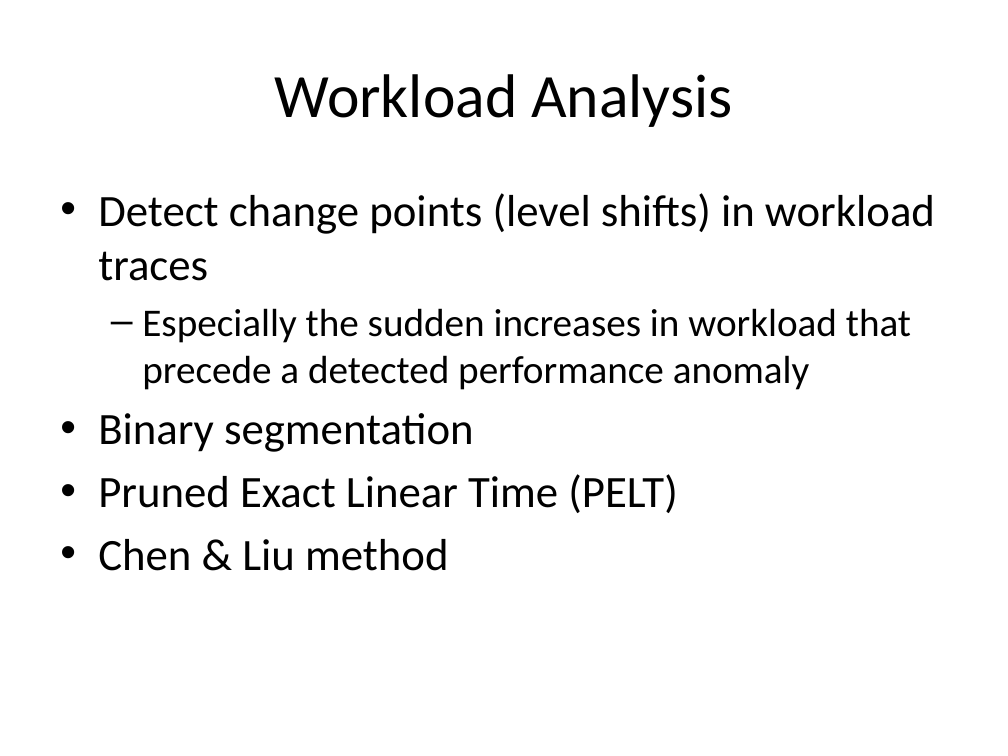
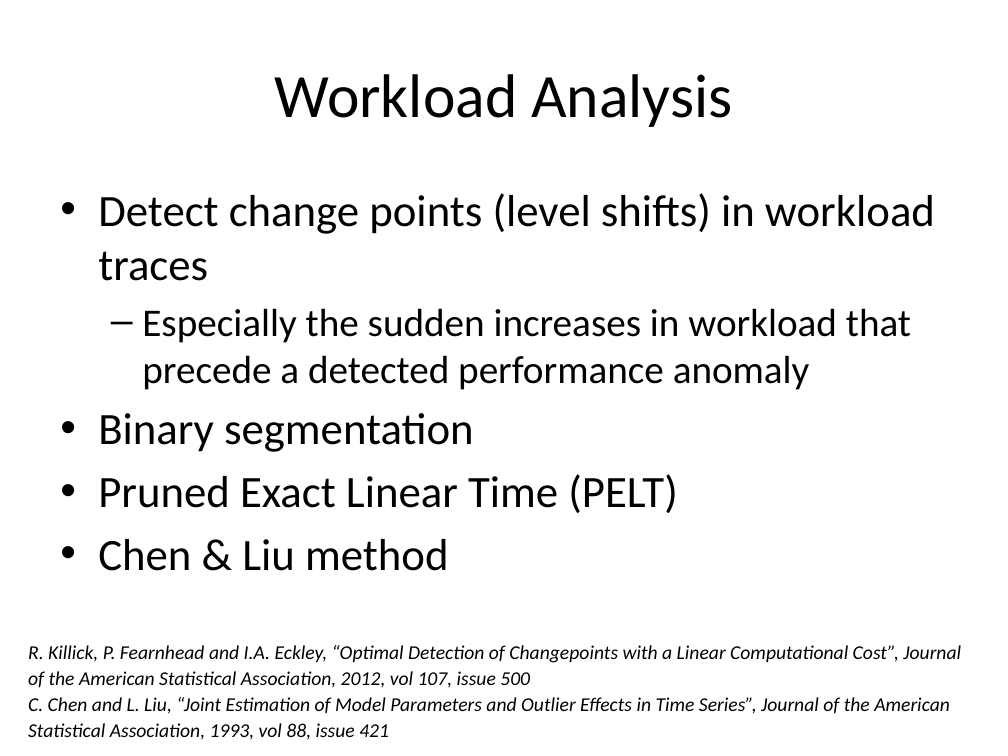
Before and after one commit to Dithn/eager-appscale, a slide deck: slide 28 of Eager/elk-experiment/appserver/system_design.pptx (slide 29 before the commit). Drawn at 1008x756 pixels with LibreOffice and Linux fonts; fonts in the diff are those of the drawing. Boxes give left, top, right and bottom in pixels: in the first picture for what was removed or moved away, otherwise in the second. Text is boxed around its words. In the diff, an @@ line names an element or a change of style, - is before the commit and + after.

```diff
--- a/Eager/elk-experiment/appserver/system_design.pptx
+++ b/Eager/elk-experiment/appserver/system_design.pptx
@@ text added at (28, 645, 961, 740), 14 pt, text #000000, italic @@
+R. Killick, P. Fearnhead and I.A. Eckley, “Optimal Detection of Changepoints with a Linear Computational Cost”, Journal of the American Statistical Association, 2012, vol 107, issue 500
+C. Chen and L. Liu, “Joint Estimation of Model Parameters and Outlier Effects in Time Series”, Journal of the American Statistical Association, 1993, vol 88, issue 421
```
Also in this commit, not shown: 7 other slides changed, 3 slides added, 3 slides removed.
